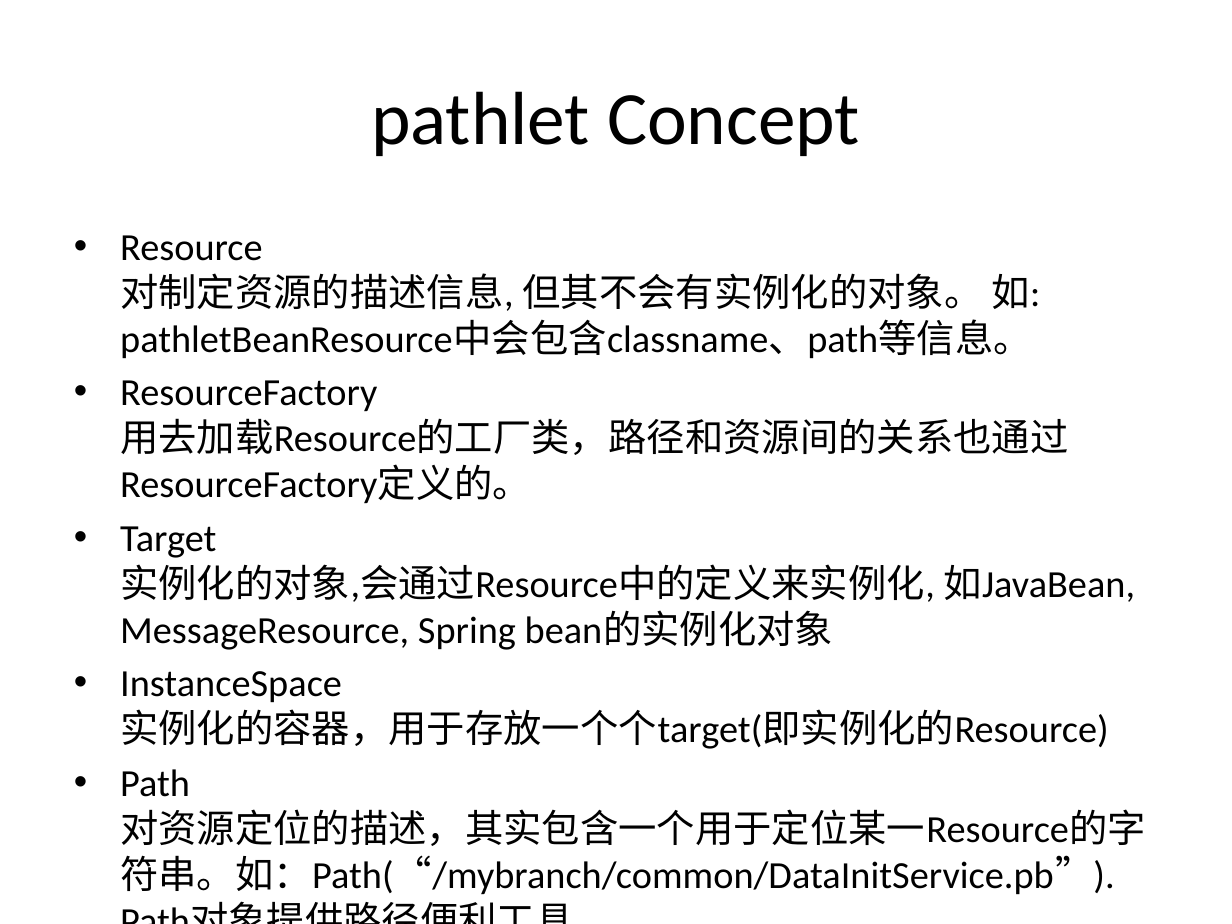
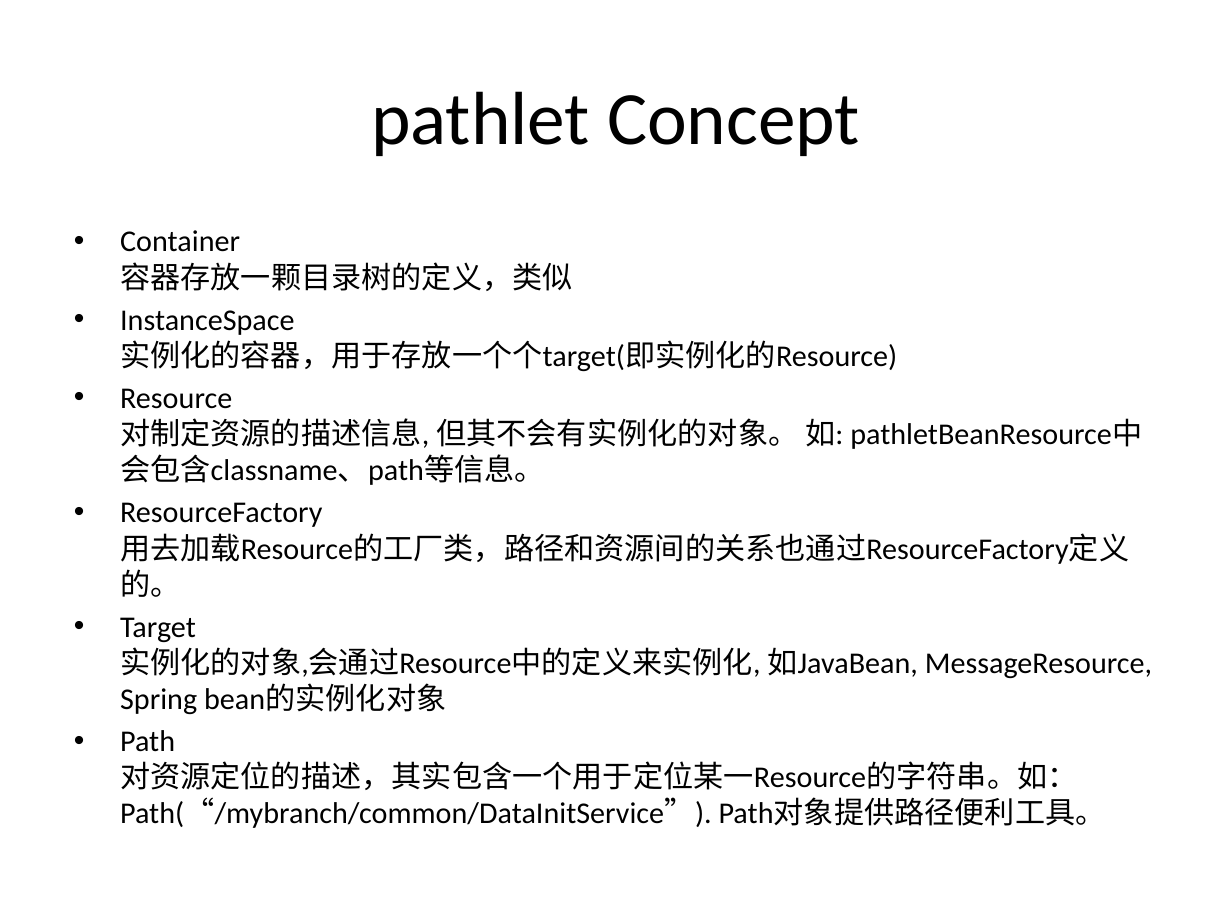
Before and after one commit to zhangclong/pathlet, a slide deck: slide 6 of docs/Pathlet 设计简介.pptx. Drawn at 1232x924 pixels with LibreOffice and Linux fonts; fonts in the diff are those of the drawing. Boxes give left, top, right and bottom in pixels: in the first picture for what was removed or moved away, otherwise in the second. Text is boxed around its words. In the diff, an @@ line names an element or a change of style, - is before the commit and + after.

Commit message:
1. Revised the Pathlet guide. 2. Modified the core test code

```diff
--- a/docs/Pathlet 设计简介.pptx
+++ b/docs/Pathlet 设计简介.pptx
@@ text at bbox=[120, 230, 897, 371]: paragraphs added @@
+• Container
+  容器存放一颗目录树的定义，类似
+• InstanceSpace
+  实例化的容器，用于存放一个个target(即实例化的Resource)
@@ text at bbox=[120, 388, 1152, 714]: size 22.4 to 17.6 pt in "Resource 对制定资源的描述信息, 但其不会有实例化的对象。 如: pathletBeanResource中会包含 ...", "ResourceFactory 用去加载Resource的工厂类，路径和资源间的关系也通过ResourceFactory ...", "Target 实例化的对象,会通过Resource中的定义来实例化, 如JavaBean, MessageResourc ..." @@
@@ text at bbox=[120, 730, 1106, 828]: text changed; size 22.4 to 17.6 pt @@
-• InstanceSpace
-  实例化的容器，用于存放一个个target(即实例化的Resource)
-• Path
-  对资源定位的描述，其实包含一个用于定位某一Resource的字符串。如：Path(“/mybranch/common/DataInitService.pb”). Path对象提供路径便利工具。
+• Path
+  对资源定位的描述，其实包含一个用于定位某一Resource的字符串。如：Path(“/mybranch/common/DataInitService”). Path对象提供路径便利工具。
```
Also in this commit, not shown: 3 other slides changed, 3 slides added, 1 slide removed, 39 other files.
